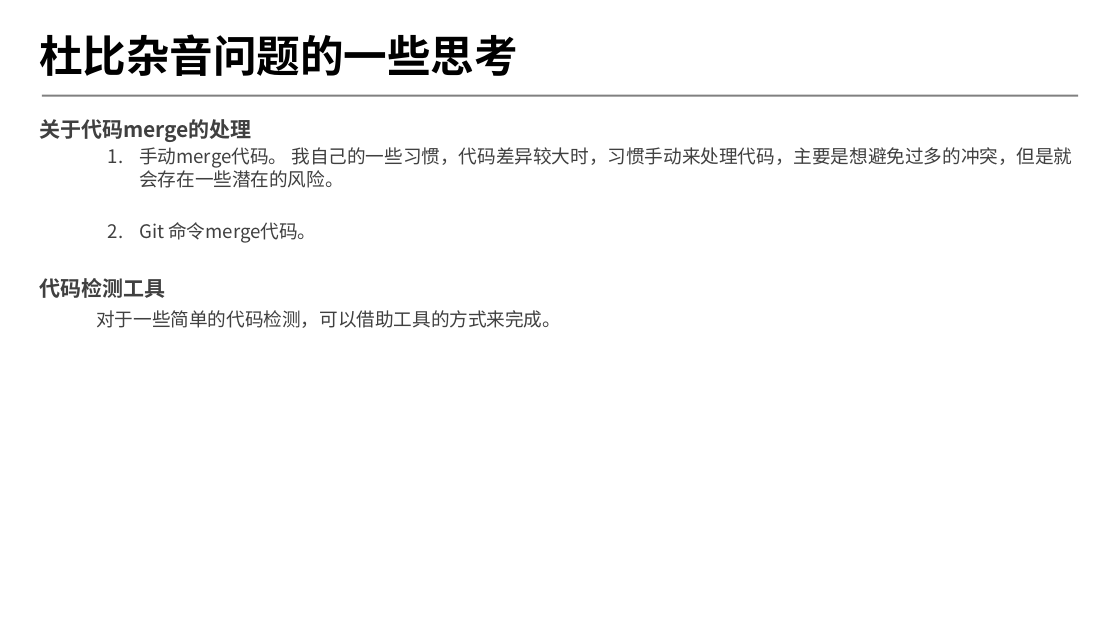
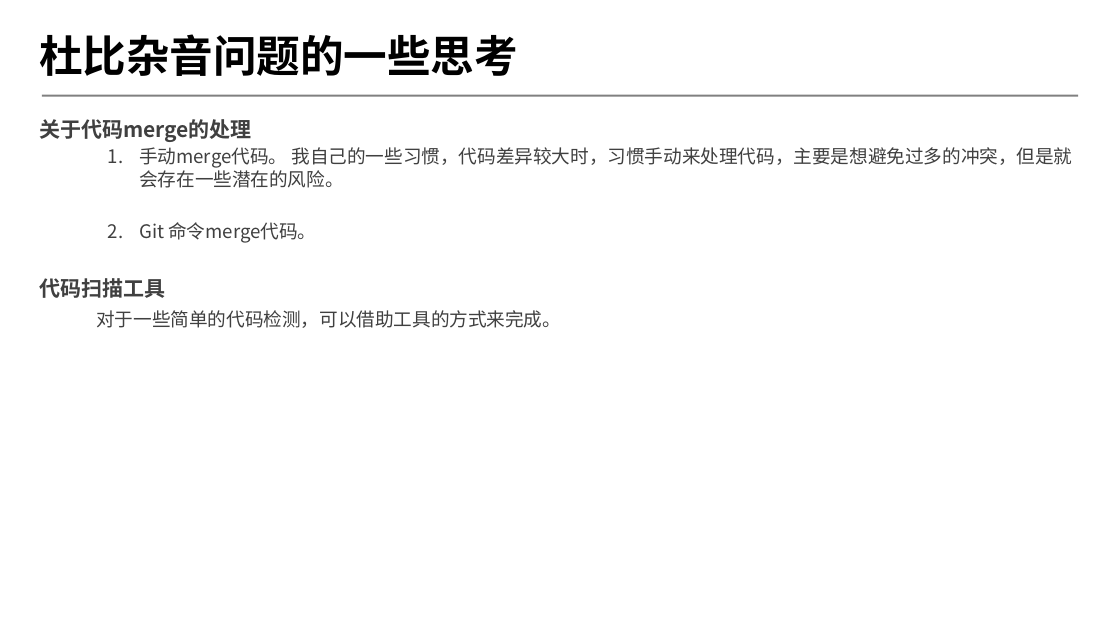
Before and after one commit to byrgyj/Document, a slide deck: slide 10 of ISO_IEC_Document/mpegts/ppt/2018-第四季度季度会报告.pptx. Drawn at 1120x630 pixels with LibreOffice and Linux fonts; fonts in the diff are those of the drawing; background and template pictures are left out. Boxes give left, top, right and bottom in pixels: in the first picture for what was removed or moved away, otherwise in the second. Text is boxed around its words. In the diff, an @@ line names an element or a change of style, - is before the commit and + after.

```diff
--- a/ISO_IEC_Document/mpegts/ppt/2018-第四季度季度会报告.pptx
+++ b/ISO_IEC_Document/mpegts/ppt/2018-第四季度季度会报告.pptx
@@ text at (39,278,165,298): text changed @@
-代码检测工具
+代码扫描工具
```
Also in this commit, not shown: 6 other slides changed.
